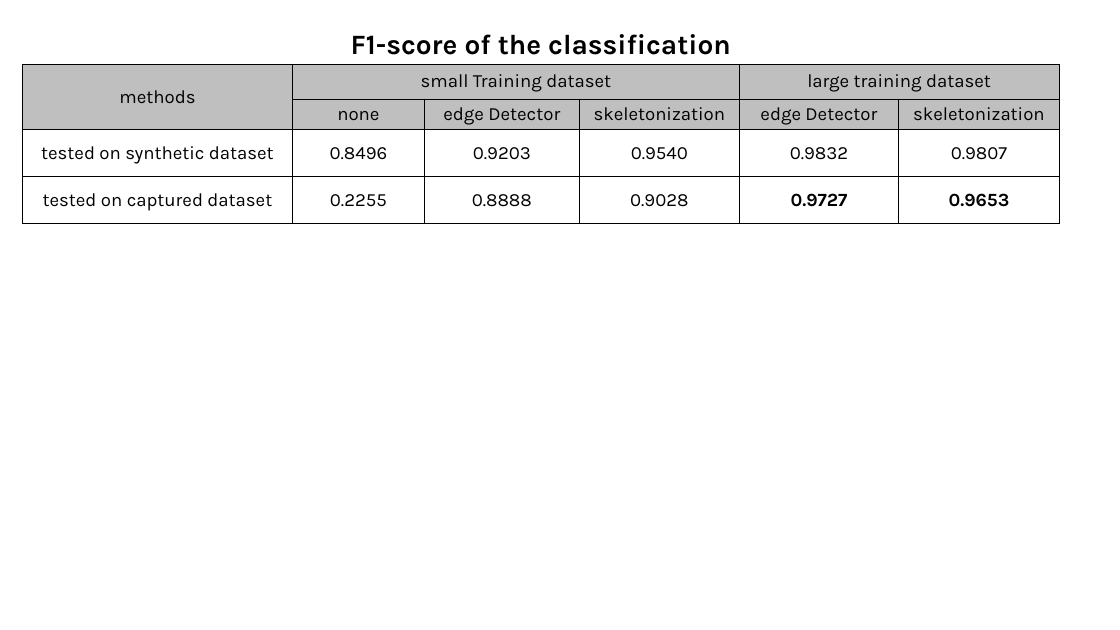
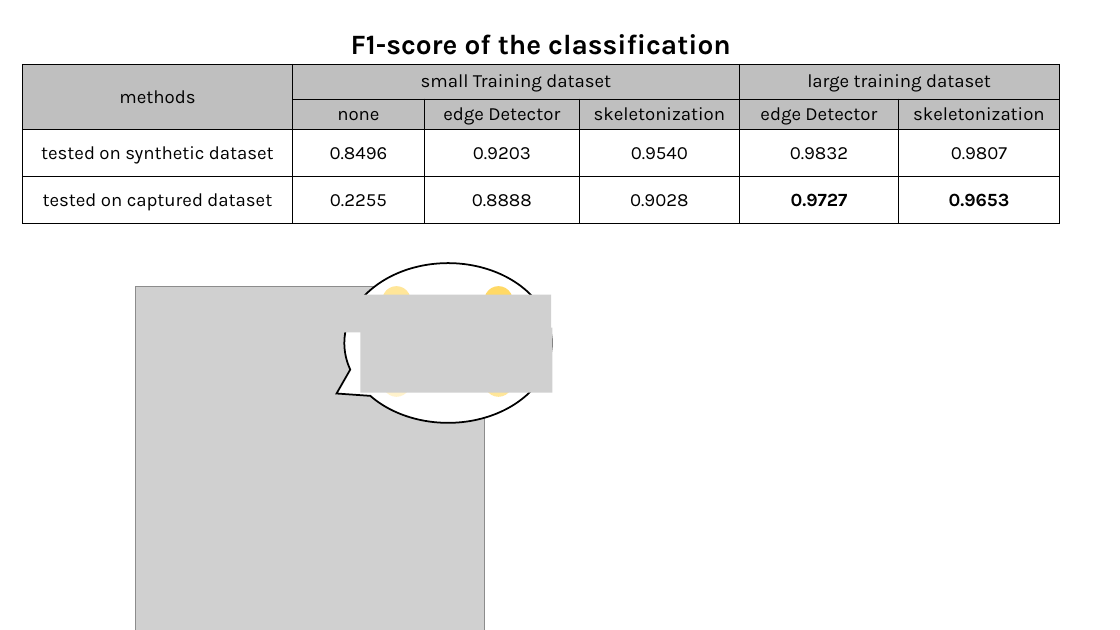
Before and after one commit to Arthicha/arthicha.github.io, a slide deck: slide 1 of pictures/Pictures.pptx. Drawn at 1120x630 pixels with LibreOffice and Linux fonts; fonts in the diff are those of the drawing; grey boxes stand for pictures. Boxes give left, top, right and bottom in pixels: in the first picture for what was removed or moved away, otherwise in the second. Text is boxed around its words. In the diff, an @@ line names an element or a change of style, - is before the commit and + after.

```diff
--- a/pictures/Pictures.pptx
+++ b/pictures/Pictures.pptx
@@ speech bubble added at [344, 263, 552, 423], fill #FFFFFF, outline #000000 1.5 pt @@
@@ picture added at [135, 287, 485, 630] @@
@@ picture added at [344, 295, 551, 333] @@
@@ ellipse added at [382, 287, 411, 315], fill #FFE699 @@
@@ ellipse added at [484, 287, 513, 315], fill #FFD966 @@
@@ picture added at [360, 328, 553, 392] @@
@@ ellipse added at [382, 328, 411, 356], fill #FFD966 @@
@@ line added from (411, 301) to (434, 364), #FFD966 1 pt @@
@@ line added from (411, 342) to (434, 323), #FFD966 2.25 pt @@
@@ line added from (411, 382) to (434, 323), #FFE699 1.5 pt @@
@@ ellipse added at [434, 308, 462, 336], fill #FFD966 @@
@@ line added from (462, 364) to (484, 301), #FFD966 0.75 pt @@
@@ line added from (462, 323) to (484, 342), #FFD966 1.5 pt @@
@@ line added from (462, 323) to (484, 382), #FFD966 2.25 pt @@
@@ ellipse added at [484, 328, 513, 356], fill #FFF2CC @@
@@ ellipse added at [382, 368, 411, 397], fill #FFF2CC @@
@@ ellipse added at [484, 368, 513, 397], fill #FFE699 @@
```
Also in this commit, not shown: 3 other files.
